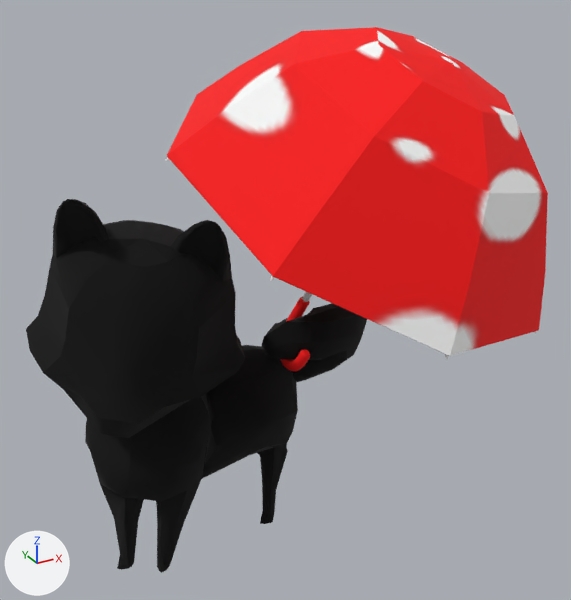
Renders of the OBJ model ChiBaApp/app/src/main/assets/models/umbrella/umbrella_Frame19.obj from each side of a commit.
The view is the same before and after, from a 50 mm lens placed at (-5.29, -12.79, 11.48), pointed at (1.21, -0.96, 5.57). The axes (+X, +Y, +Z) are drawn at lower left. The lights are the same throughout. Where no turn or scale is listed for an object, it has been applied to the vertices.

Names of what the first picture shows: 'umbrella_Frame19'.
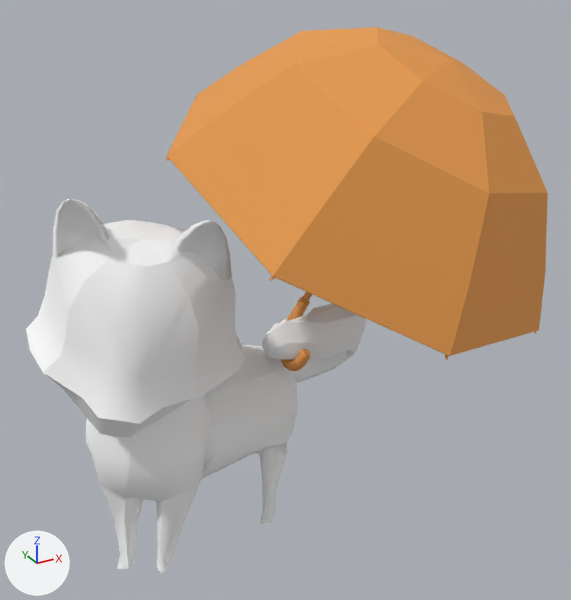
Changed parts and their boxes (x1, y1, x2, y2) in the pictures (571 x 600 px):
'umbrella_Frame19', recoloured, surface changed
    both: (26, 27, 548, 573)

The edits, one by one:
Picture 'chiba.jpg' (img_chiba_jpg) is new.
Material 'newRigging:lambert2SG' (mat_newrigging_lambert2sg) changes colour from black #000000 to white #ffffff; in linear values from (0.0, 0.0, 0.0) to (1.0, 1.0, 1.0).
Material 'Regenschirm:phong3SG' (mat_regenschirm_phong3sg) changes its picture from img_chibaalltextures_jpg to img_chiba_jpg.
